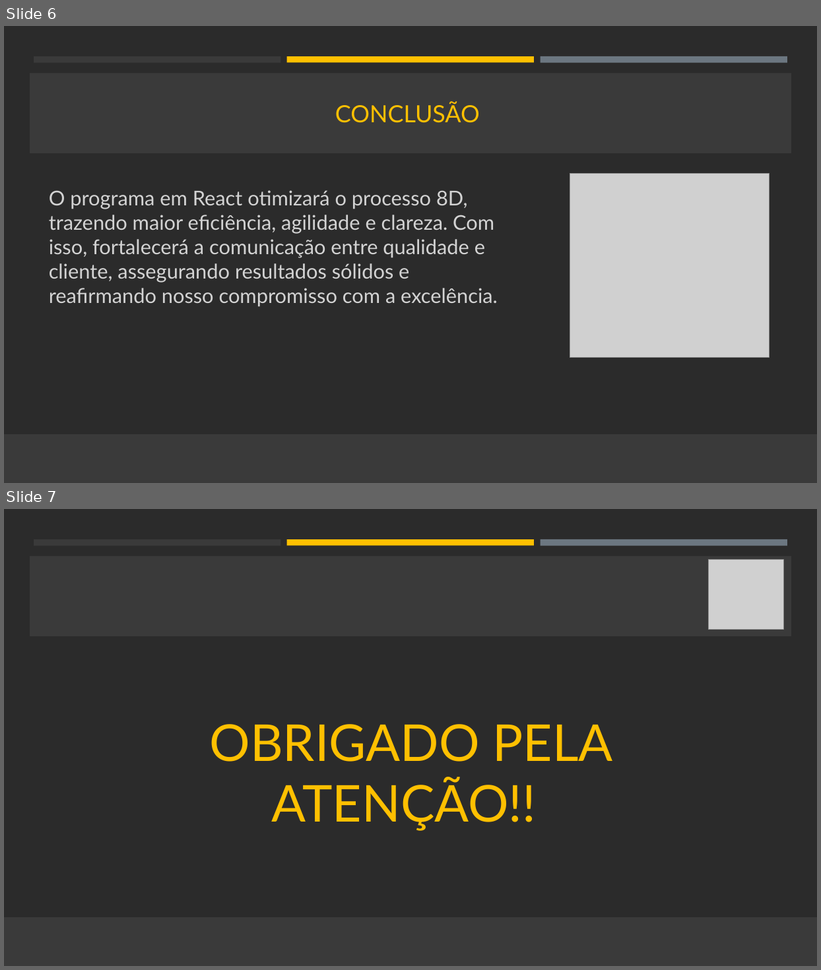
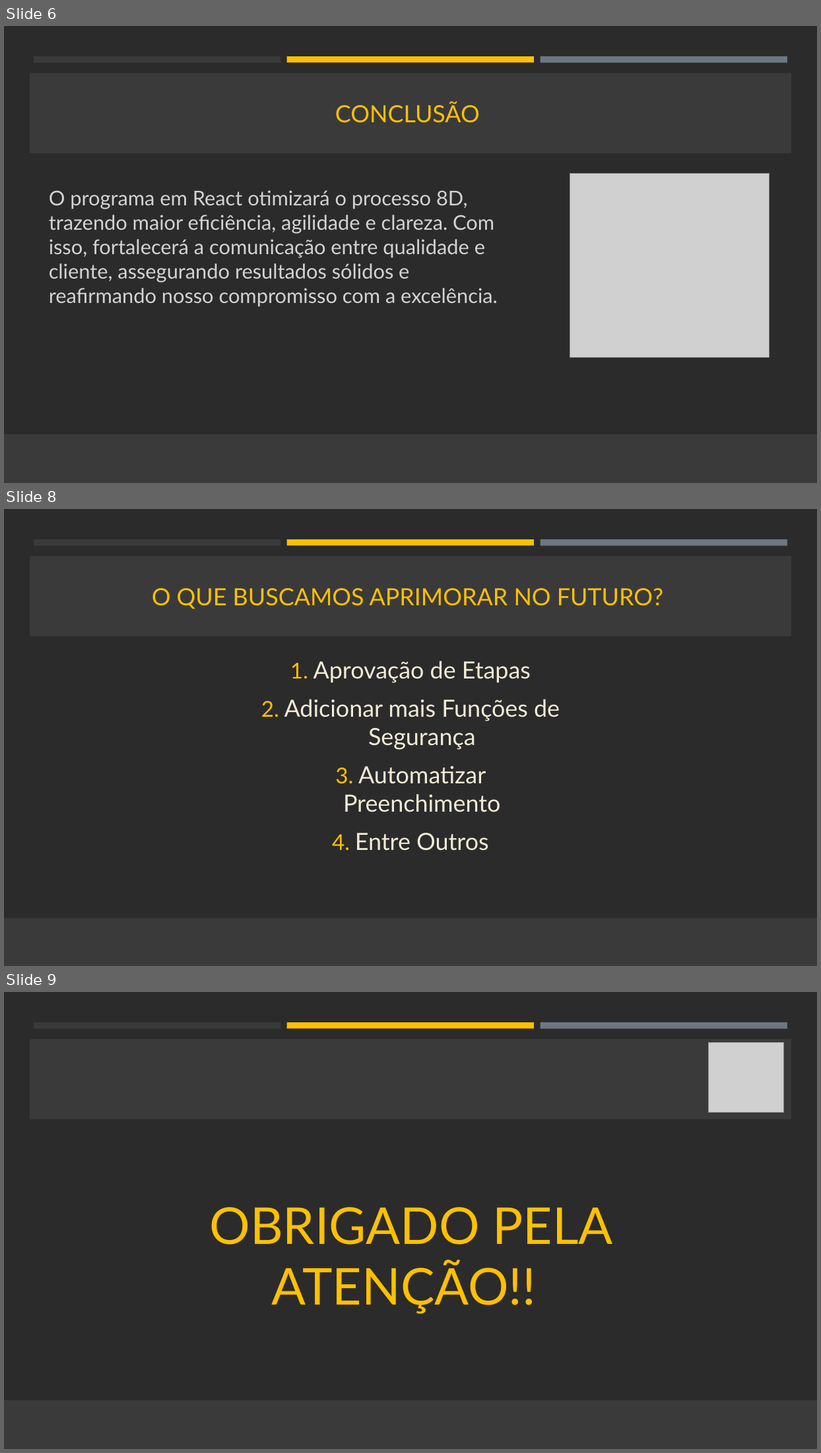
Before and after one commit to Giovani-Gonzales/SISTEMA-8D, a slide deck: SLIDE 8D.pptx. Shown one above the other, each under a label of ours: slides 6 and 7 before the commit, slides 6, 8 and 9 after it; the slides between them are not shown. The pictures are 821x970 and 821x1453 pixels, drawn with LibreOffice and Linux fonts; fonts in the diff are those of the drawing; grey boxes stand for pictures; background and template pictures are left out; a plain dark background stands for a picture behind light text. Boxes give left, top, right and bottom in pixels: in the first picture for what was removed or moved away, otherwise in the second. Text is boxed around its words. In the diff, an @@ line names an element or a change of style, - is before the commit and + after.

```diff
--- a/SLIDE 8D.pptx
+++ b/SLIDE 8D.pptx
@@ slide 8 added at <box>4,509,817,966</box>, background picture (left out); not listed: 4 template elements that a slide beside it also shows @@
@@ title added at <box>152,588,663,609</box>, 28 pt, text #FFC000 @@
+O QUE BUSCAMOS APRIMORAR NO FUTURO?
@@ text added at <box>284,661,560,851</box>, 28 pt, text #F2EBD7 @@
+1. Aprovação de Etapas
+2. Adicionar mais Funções de Segurança
+3. Automatizar Preenchimento
+4. Entre Outros
@@ rectangle added at <box>4,918,817,966</box>, fill #3A3A3A @@
@@ what was slide 7 is now slide 9 @@
```
Also in this commit, not shown: 1 other slide added.
